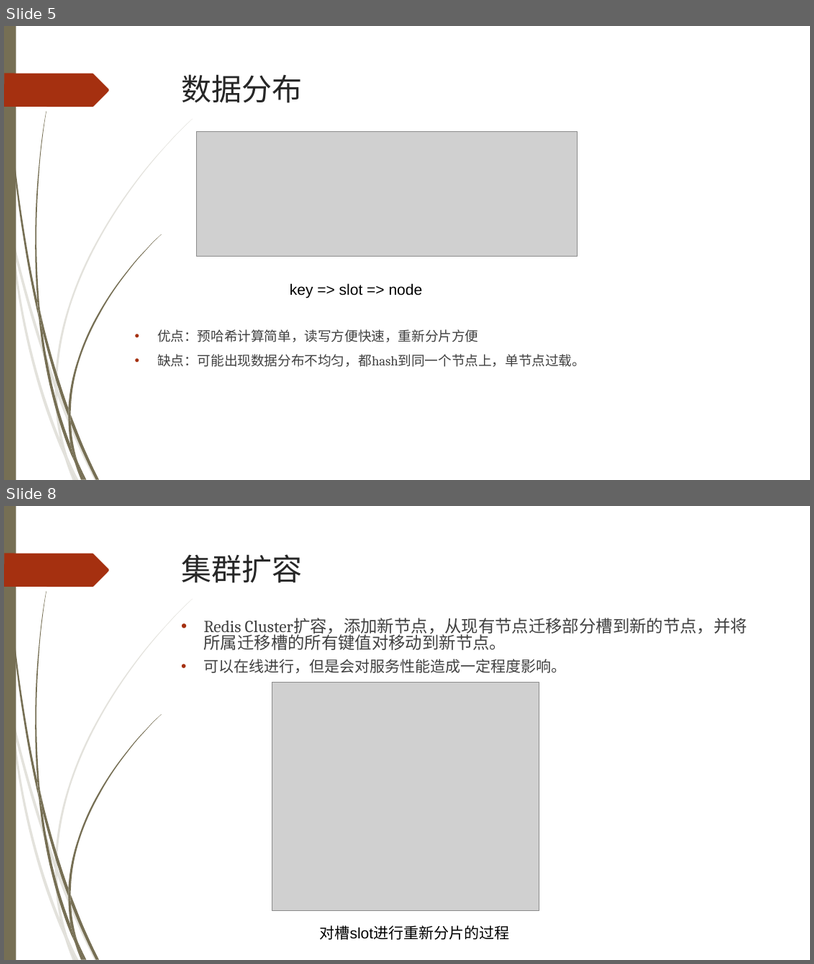
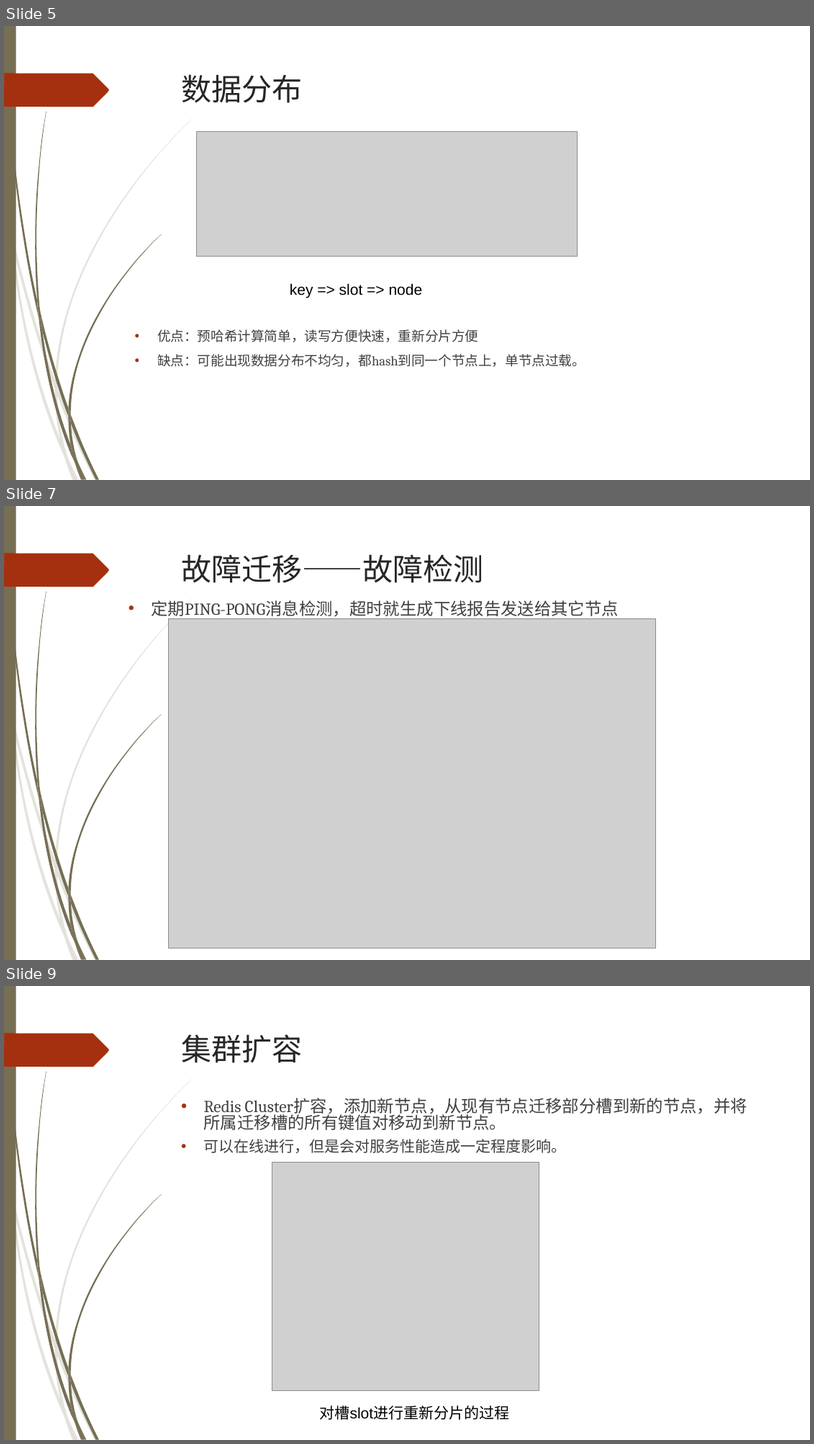
Before and after one commit to Spectrumleeee/Works, a slide deck: document/Redis&Memcache/Redis Cluster.ppt. Shown one above the other, each under a label of ours: slides 5 and 8 before the commit, slides 5, 7 and 9 after it; the slides between them are not shown. The pictures are 814x964 and 814x1444 pixels, drawn with LibreOffice and Linux fonts; fonts in the diff are those of the drawing; grey boxes stand for pictures; background and template pictures are left out. Boxes give left, top, right and bottom in pixels: in the first picture for what was removed or moved away, otherwise in the second. Text is boxed around its words. In the diff, an @@ line names an element or a change of style, - is before the commit and + after.

```diff
--- a/document/Redis&Memcache/Redis Cluster.ppt
+++ b/document/Redis&Memcache/Redis Cluster.ppt
@@ slide 7 added at box(4, 506, 810, 960), background picture (left out); not listed: 24 template elements that a slide beside it also shows @@
@@ title added at box(181, 554, 484, 583), 36 pt, text #262626 @@
+故障迁移——故障检测
@@ text added at box(151, 600, 619, 619), 20 pt, text #404040 @@
+• 定期PING-PONG消息检测，超时就生成下线报告发送给其它节点
@@ picture added at box(168, 618, 656, 948) @@
@@ what was slide 8 is now slide 9 @@
```
Also in this commit, not shown: 1 slide changed, 1 other slide added, 1 slide removed, 1 other file.
